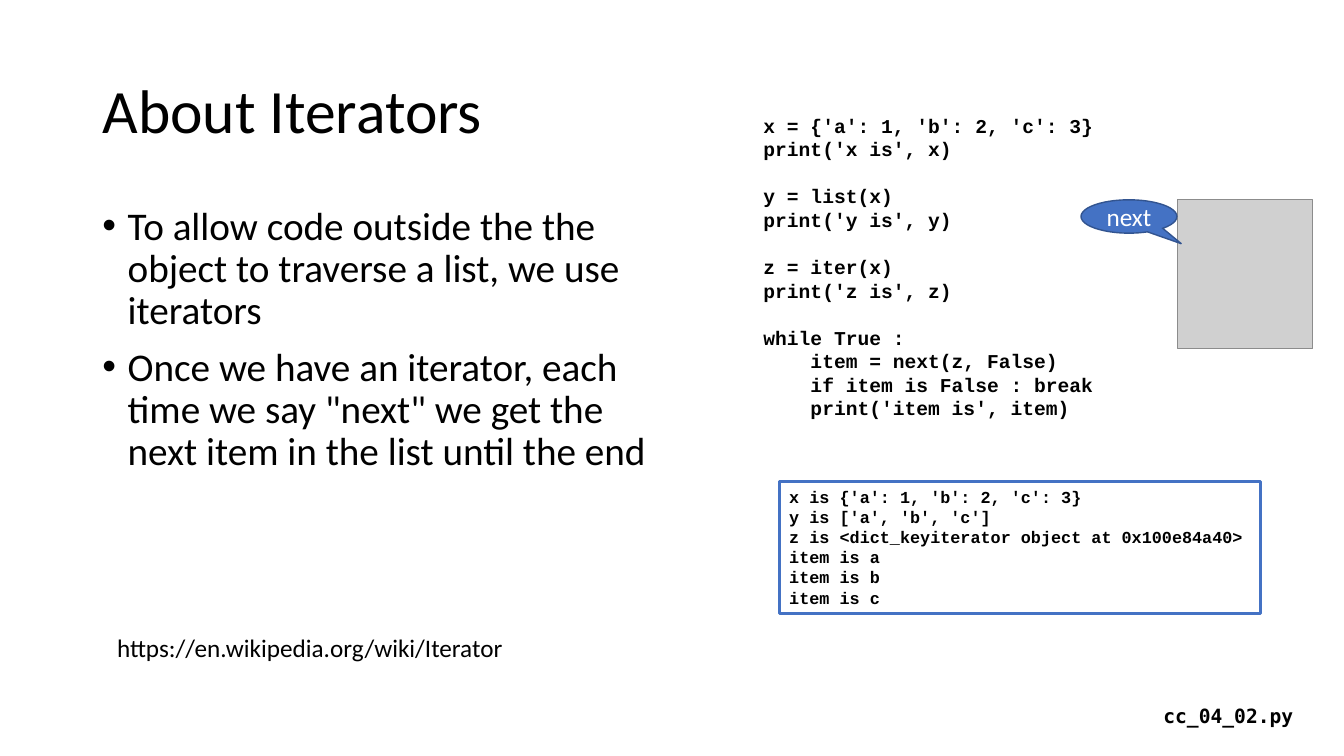
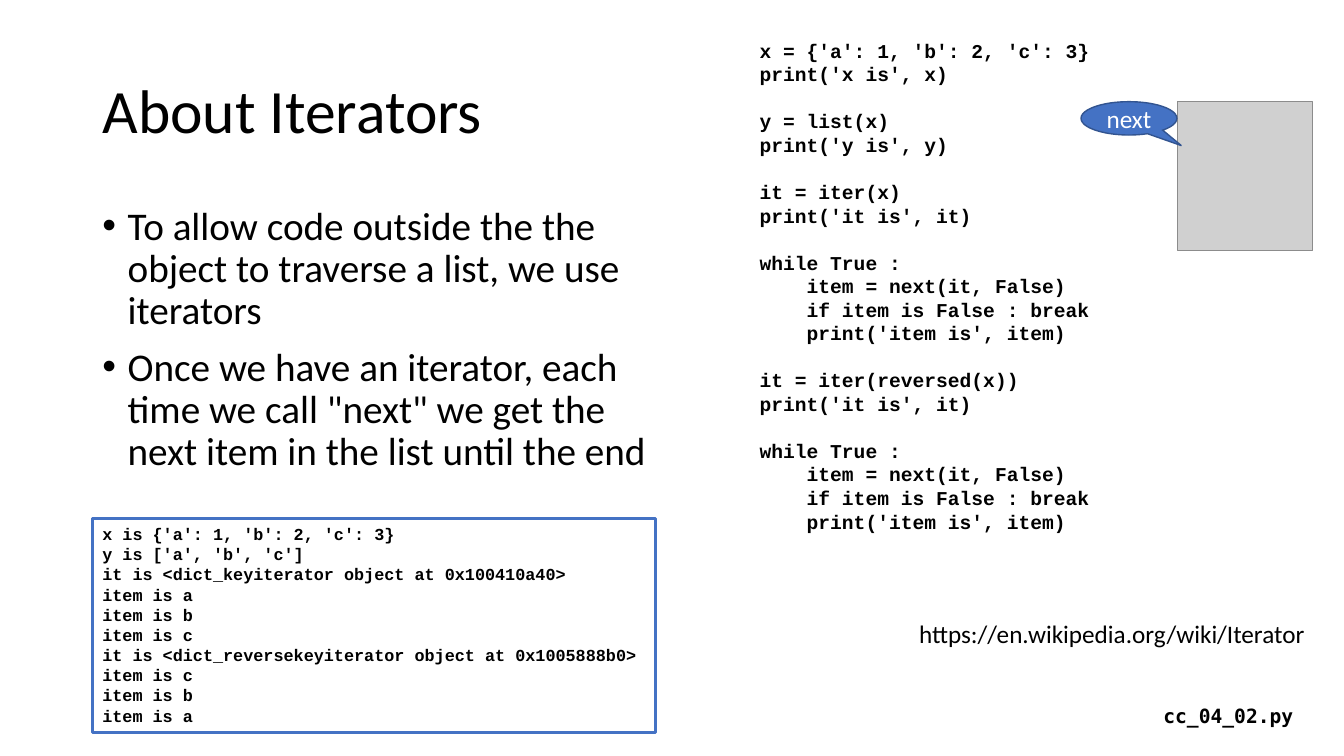
Before and after one commit to csev/cc4e, a slide deck: slide 21 of lectures/CC-04-Data-Structure.pptx. Drawn at 1344x756 pixels with LibreOffice and Linux fonts; fonts in the diff are those of the drawing; grey boxes stand for pictures. Boxes give left, top, right and bottom in pixels: in the first picture for what was removed or moved away, otherwise in the second. Text is boxed around its words. In the diff, an @@ line names an element or a change of style, - is before the commit and + after.

```diff
--- a/lectures/CC-04-Data-Structure.pptx
+++ b/lectures/CC-04-Data-Structure.pptx
@@ text "x = {'a': 1, 'b': ...": place and size @@
-text "x = {'a': 1, 'b': ..." at [763,119,1093,419]
+text "x = {'a': 1, 'b': ..." at [760,44,1090,533]
@@ speech bubble "next": place and size @@
-speech bubble "next" at [1082,200,1178,233]
+speech bubble "next" at [1082,102,1178,135]
@@ picture: place and size @@
-picture at [1178,200,1313,349]
+picture at [1178,102,1313,251]
@@ text at [760,185,971,227]: text changed @@
-z = iter(x)
-print('z is', z)
+it = iter(x)
+print('it is', it)
@@ text at [807,279,1066,297]: text changed @@
-item = next(z, False)
+item = next(it, False)
@@ text at [128,353,646,466]: text changed @@
-• Once we have an iterator, each time we say "next" we get the next item in the list until the end
+• Once we have an iterator, each time we call "next" we get the next item in the list until the end
@@ text at [760,373,1089,533]: paragraphs added @@
+it = iter(reversed(x))
+print('it is', it)
+while True :
+item = next(it, False)
+if item is False : break
+print('item is', item)
@@ rectangle "x is {'a': 1, 'b': ...": place and size @@
-rectangle "x is {'a': 1, 'b': ..." at [779,482,1261,614]
+rectangle "x is {'a': 1, 'b': ..." at [93,519,656,733]
@@ text in rectangle at [102,568,566,584]: text changed @@
-z is <dict_keyiterator object at 0x100e84a40>
+it is <dict_keyiterator object at 0x100410a40>
@@ text "https://en.wikipedia.org/wiki/Iterator": place and size @@
-text "https://en.wikipedia.org/wiki/Iterator" at [117,639,502,662]
+text "https://en.wikipedia.org/wiki/Iterator" at [919,625,1304,648]
@@ text in rectangle at [102,649,636,722]: paragraphs added @@
+it is <dict_reversekeyiterator object at 0x1005888b0>
+item is c
+item is b
+item is a
```
Also in this commit, not shown: 2 other slides changed, 5 slides added, 1 other file.
